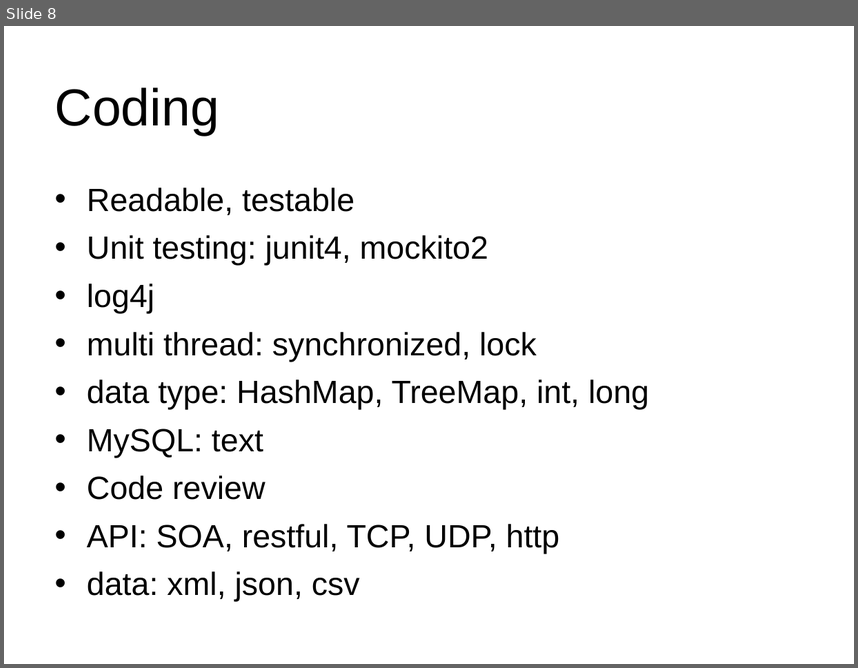
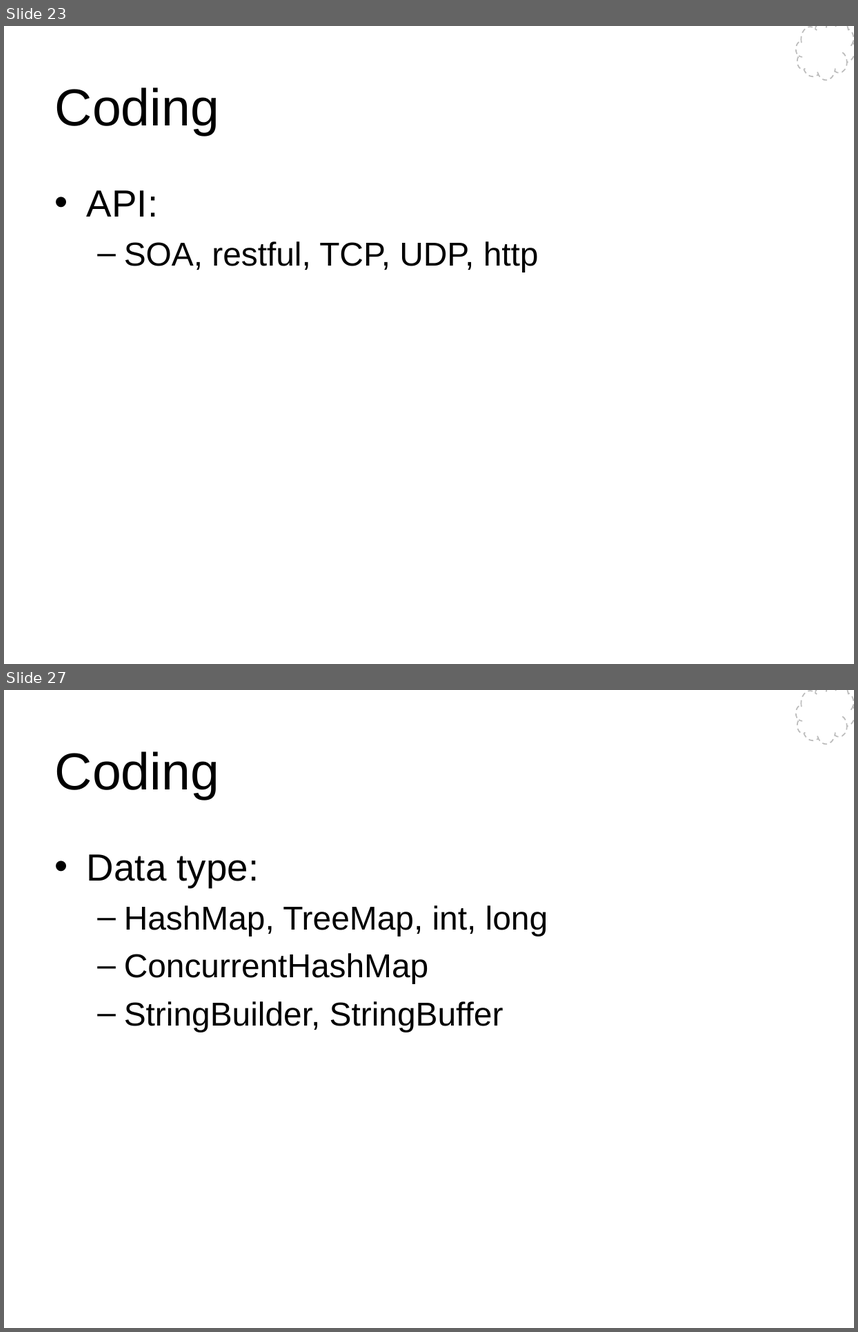
Before and after one commit to Wang-Ray/notes, a slide deck: Architect.ppt. Shown one above the other, each under a label of ours: slide 8 before the commit, slides 23 and 27 after it; the slides between them are not shown. The pictures are 858x668 and 858x1332 pixels, drawn with LibreOffice and Linux fonts; fonts in the diff are those of the drawing; background and template pictures are left out. Boxes give left, top, right and bottom in pixels: in the first picture for what was removed or moved away, otherwise in the second. Text is boxed around its words. In the diff, an @@ line names an element or a change of style, - is before the commit and + after.

```diff
--- a/Architect.ppt
+++ b/Architect.ppt
@@ slide 27 added at bbox=[4, 690, 854, 1328], background #FFFFFF; not listed: 1 template element that a slide beside it also shows @@
@@ title added at bbox=[55, 751, 219, 799], 44 pt, text #000000 @@
+Coding
@@ text added at bbox=[87, 854, 548, 1032], 28 pt, text #000000 @@
+• Data type:
+  – HashMap, TreeMap, int, long
+  – ConcurrentHashMap
+  – StringBuilder, StringBuffer
@@ what was slide 8 is now slide 23 @@
@@ slide 23 changed as well @@
@@ freeform shape added at bbox=[796, 26, 854, 81], fill #FFFFFF, outline #BCBCBC 0.99 pt dashed @@
@@ text at bbox=[87, 190, 539, 272]: text changed; size 27.2 to 28 pt @@
-• Readable, testable
-• Unit testing: junit4, mockito2
-• log4j
-• multi thread: synchronized, lock
-• data type: HashMap, TreeMap, int, long
-• MySQL: text
-• Code review
-• API: SOA, restful, TCP, UDP, http
-• data: xml, json, csv
+• API:
+  – SOA, restful, TCP, UDP, http
```
Also in this commit, not shown: 3 other slides changed, 25 other slides added, 5 slides removed.
